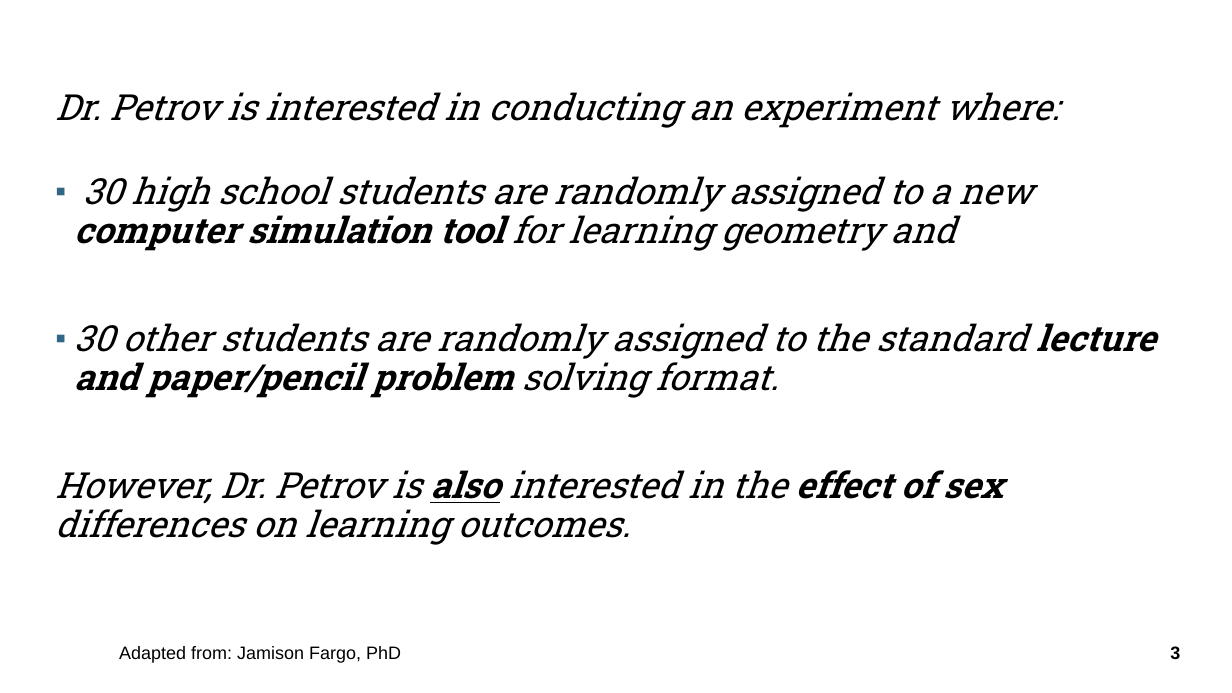
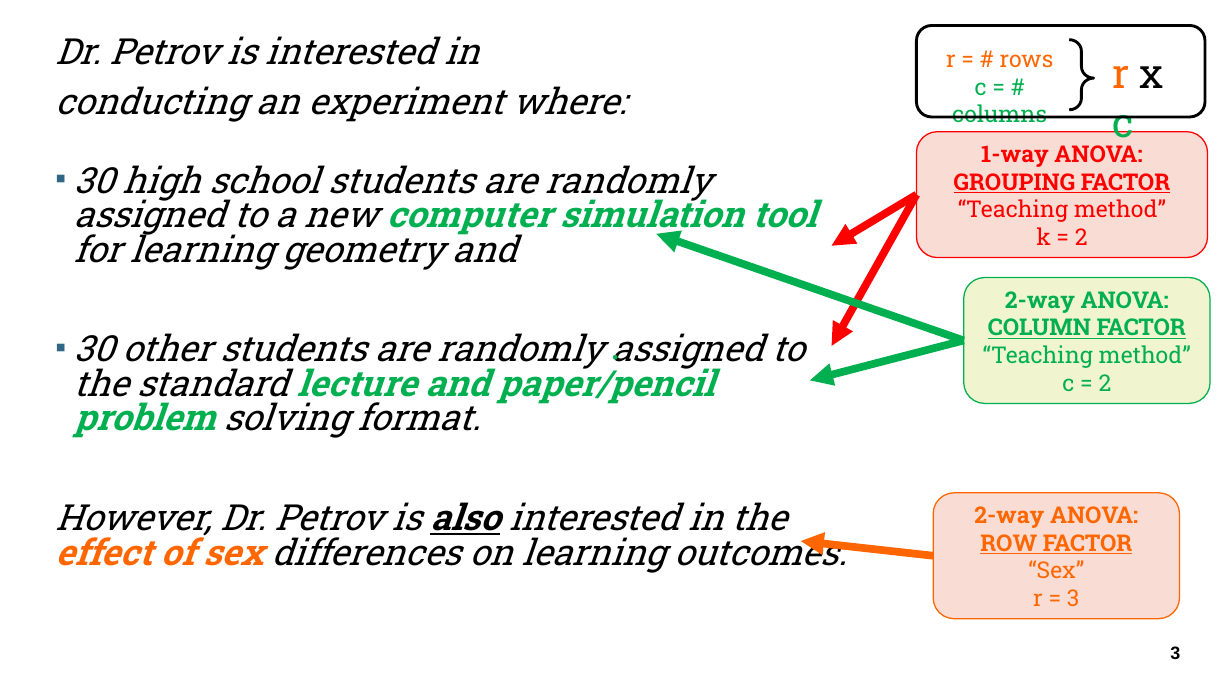
Before and after one commit to CEHS-research/PSY-6600_public, a slide deck: slide 3 of slides/Ch14_factorial.pptx. Drawn at 1232x693 pixels with LibreOffice and Linux fonts; fonts in the diff are those of the drawing; background and template pictures are left out. Boxes give left, top, right and bottom in pixels: in the first picture for what was removed or moved away, otherwise in the second. Text is boxed around its words. In the diff, an @@ line names an element or a change of style, - is before the commit and + after.

```diff
--- a/slides/Ch14_factorial.pptx
+++ b/slides/Ch14_factorial.pptx
@@ group added at [917, 26, 1205, 148]: 2 texts, 1 right brace, 1 rounded rectangle @@
+r = # rows
+c = # columns
+r x c
@@ text "Dr. Petrov is interested in": place and size @@
-text "Dr. Petrov is interested in" at [55, 92, 1155, 545]
+text "Dr. Petrov is interested in" at [55, 36, 846, 573]
@@ text at [55, 36, 626, 122]: text changed @@
-Dr. Petrov is interested in conducting an experiment where:
+Dr. Petrov is interested in
+conducting an experiment where:
@@ rounded rectangle added at [917, 132, 1208, 258], fill #F9DDD4, outline #FF0000 1 pt, 18 pt, text #FF0000, bold @@
+1-way ANOVA:
+GROUPING FACTOR
+“Teaching method”
+k = 2
@@ text at [55, 165, 846, 573]: text colour #000000 to #00B050 in "computer simulation tool", "lecture and paper/pencil problem"; text colour #000000 to #FF6600 in "effect of sex"; line spacing 0.9 to 0.8 @@
@@ arrow added from (917, 195) to (832, 246), #FF0000 6 pt @@
@@ arrow added from (917, 195) to (832, 346), #FF0000 6 pt @@
@@ arrow added from (964, 340) to (656, 234), #00B050 6 pt @@
@@ rounded rectangle added at [964, 277, 1211, 403], fill #F0F5D0, outline #00B050 1 pt, 18 pt, text #00B050, bold @@
+2-way ANOVA:
+COLUMN FACTOR
+“Teaching method”
+c = 2
@@ text added at [603, 328, 629, 365], 18 pt, text #00B050, italic @@
+•
@@ arrow added from (964, 340) to (811, 381), #00B050 6 pt @@
@@ rounded rectangle added at [933, 493, 1180, 618], fill #F9DDD4, outline #FF6600 1 pt, 18 pt, text #FF6600, bold @@
+2-way ANOVA:
+ROW FACTOR
+“Sex”
+r = 3
@@ arrow added from (933, 555) to (801, 542), #FF6600 6 pt @@
@@ text removed at [119, 646, 401, 663] @@
-Adapted from: Jamison Fargo, PhD
```
Also in this commit, not shown: 44 other slides changed, 13 slides added, 6 slides removed, 1 other file.
